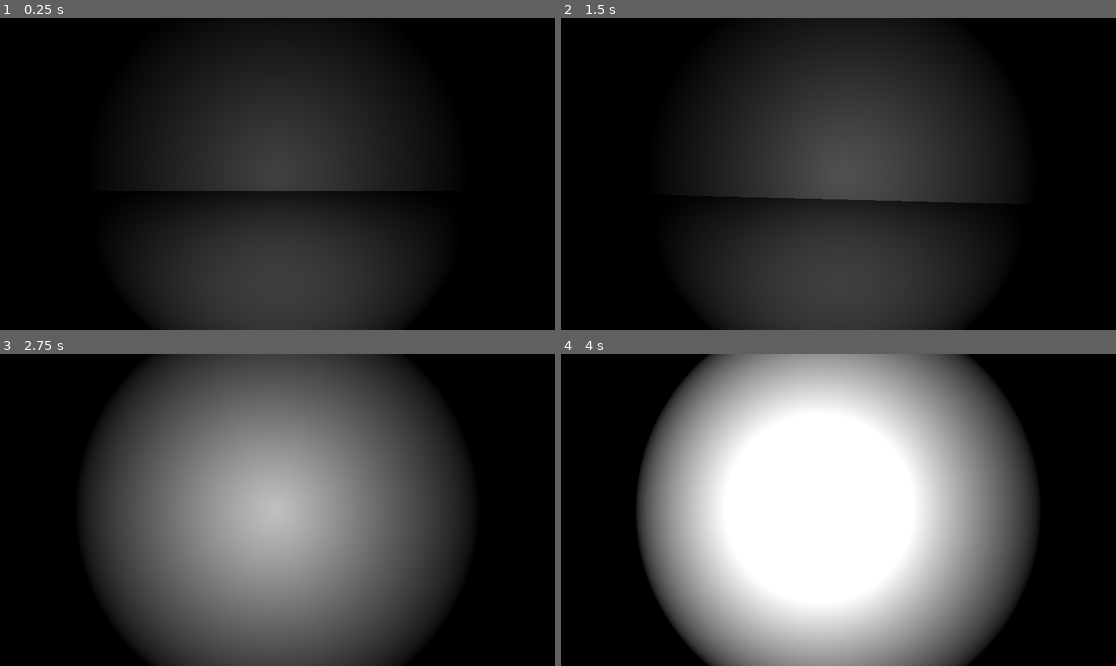
Above: before the commit, frames 1-4 (two rows, left to right).
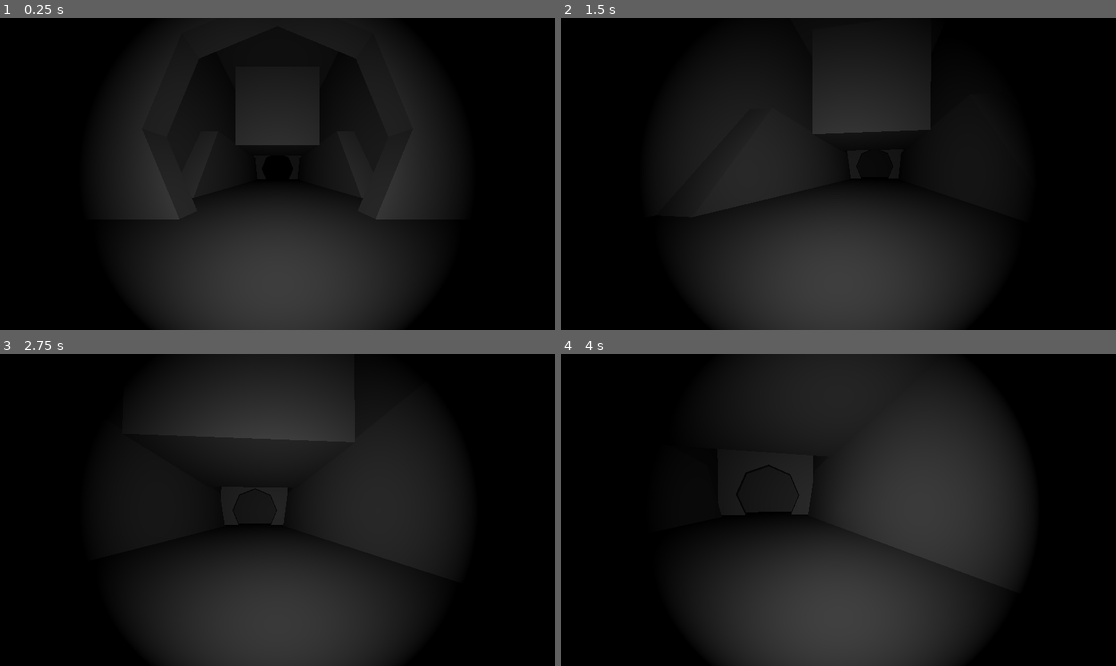
Above: after the commit, the same moments.

Repository: codie-sharp/godot-lighting-demo
Game: Godot game, scene res://MainScene.tscn
Two runs of this game, one before a commit and one after it. Both use one fixed random seed, a clock stepped at 60 frames per second and the inputs below.
Inputs (mouse positions are in pixels of both pictures, inside the frame that each line leads up to):
- Up to frame 1 (0.25 s): no input
- Up to frame 2 (1.5 s): tap Enter at 0.5 s; move the mouse to (866, 174) at 0.52 s; hold W (move_forward) from 0.53 s (still down); move the mouse to (810, 174) at 1.27 s
- Up to frame 3 (2.75 s): keep holding W (move_forward); move the mouse to (288, 503) at 2.02 s
- Up to frame 4 (4 s): keep holding W (move_forward); move the mouse to (832, 516) at 2.77 s; move the mouse to (877, 513) at 3.52 s

The runs differ from the first frame. In frame 1, 6.0% of the frame differs, in the area x 20-80%, y 19-65%; in frame 2, 8.0%; in frame 3, 52%; in frame 4, 63%, in the area x 13-85%, y 0-100%.

Commit message:
exported and waiting for feedback

Diff:
--- a/EnvironmentScene.tscn
+++ b/EnvironmentScene.tscn
@@ -1,14 +1,14 @@
-[gd_scene load_steps=8 format=3 uid="uid://bto07lmavgi5i"]
+[gd_scene load_steps=20 format=3 uid="uid://bto07lmavgi5i"]
 
 [sub_resource type="BoxShape3D" id="BoxShape3D_x2f7h"]
-size = Vector3(25, 1, 25)
+size = Vector3(50, 1, 25)
 
 [sub_resource type="PlaneMesh" id="PlaneMesh_bh04u"]
-size = Vector2(25, 25)
+size = Vector2(50, 25)
 
 [sub_resource type="PlaneMesh" id="PlaneMesh_d4t58"]
 flip_faces = true
-size = Vector2(25, 25)
+size = Vector2(50, 25)
 
 [sub_resource type="BoxShape3D" id="BoxShape3D_cdnkr"]
 size = Vector3(1, 10, 25)
@@ -17,56 +17,250 @@
 size = Vector3(1, 10, 25)
 
 [sub_resource type="BoxShape3D" id="BoxShape3D_lpclt"]
-size = Vector3(25, 10, 1)
+size = Vector3(50, 10, 1)
 
 [sub_resource type="BoxMesh" id="BoxMesh_6qcmk"]
-size = Vector3(25, 10, 1)
-
-[node name="Environment" type="StaticBody3D"]
-
-[node name="FloorCollision" type="CollisionShape3D" parent="."]
+size = Vector3(50, 10, 1)
+
+[sub_resource type="BoxShape3D" id="BoxShape3D_sa0r4"]
+size = Vector3(35, 10, 1)
+
+[sub_resource type="BoxMesh" id="BoxMesh_splf8"]
+size = Vector3(35, 10, 1)
+
+[sub_resource type="BoxShape3D" id="BoxShape3D_pgxbk"]
+size = Vector3(5, 5, 1)
+
+[sub_resource type="BoxMesh" id="BoxMesh_10k5l"]
+size = Vector3(5, 5, 1)
+
+[sub_resource type="BoxShape3D" id="BoxShape3D_xcvxo"]
+size = Vector3(20, 4, 1)
+
+[sub_resource type="BoxMesh" id="BoxMesh_hyp1d"]
+size = Vector3(20, 4, 1)
+
+[sub_resource type="BoxShape3D" id="BoxShape3D_gumqg"]
+size = Vector3(10, 0.1, 3.5)
+
+[sub_resource type="BoxMesh" id="BoxMesh_b1nu2"]
+size = Vector3(10, 0.1, 3.5)
+
+[sub_resource type="BoxShape3D" id="BoxShape3D_pflx7"]
+size = Vector3(1, 6.5, 5)
+
+[sub_resource type="BoxMesh" id="BoxMesh_kc44v"]
+size = Vector3(1, 6.5, 5)
+
+[sub_resource type="CylinderShape3D" id="CylinderShape3D_qat26"]
+height = 10.0
+
+[sub_resource type="CylinderMesh" id="CylinderMesh_8gujp"]
+height = 10.0
+radial_segments = 8
+rings = 1
+
+[node name="Environment" type="Node3D"]
+
+[node name="OuterWalls" type="StaticBody3D" parent="."]
+
+[node name="FloorCollision" type="CollisionShape3D" parent="OuterWalls"]
 shape = SubResource("BoxShape3D_x2f7h")
 
-[node name="FloorMesh" type="MeshInstance3D" parent="FloorCollision"]
+[node name="FloorMesh" type="MeshInstance3D" parent="OuterWalls/FloorCollision"]
 cast_shadow = 0
 mesh = SubResource("PlaneMesh_bh04u")
 skeleton = NodePath("../..")
 
-[node name="CeilingCollision" type="CollisionShape3D" parent="."]
+[node name="CeilingCollision" type="CollisionShape3D" parent="OuterWalls"]
 transform = Transform3D(1, 0, 0, 0, 1, 0, 0, 0, 1, 0, 10, 0)
 shape = SubResource("BoxShape3D_x2f7h")
 
-[node name="CeilingMesh" type="MeshInstance3D" parent="CeilingCollision"]
+[node name="CeilingMesh" type="MeshInstance3D" parent="OuterWalls/CeilingCollision"]
 cast_shadow = 0
 mesh = SubResource("PlaneMesh_d4t58")
 skeleton = NodePath("../..")
 
-[node name="WestWallCollision" type="CollisionShape3D" parent="."]
-transform = Transform3D(1, 0, 0, 0, 1, 0, 0, 0, 1, -12.5, 5, 0)
+[node name="WestWallCollision" type="CollisionShape3D" parent="OuterWalls"]
+transform = Transform3D(1, 0, 0, 0, 1, 0, 0, 0, 1, -25, 5, 0)
 shape = SubResource("BoxShape3D_cdnkr")
 
-[node name="WallMesh" type="MeshInstance3D" parent="WestWallCollision"]
+[node name="WallMesh" type="MeshInstance3D" parent="OuterWalls/WestWallCollision"]
 mesh = SubResource("BoxMesh_i0hgh")
 
-[node name="EastWallCollision" type="CollisionShape3D" parent="."]
-transform = Transform3D(1, 0, 0, 0, 1, 0, 0, 0, 1, 12.5, 5, 0)
+[node name="EastWallCollision" type="CollisionShape3D" parent="OuterWalls"]
+transform = Transform3D(1, 0, 0, 0, 1, 0, 0, 0, 1, 25, 5, 0)
 shape = SubResource("BoxShape3D_cdnkr")
 
-[node name="WallMesh" type="MeshInstance3D" parent="EastWallCollision"]
+[node name="WallMesh" type="MeshInstance3D" parent="OuterWalls/EastWallCollision"]
 mesh = SubResource("BoxMesh_i0hgh")
 
-[node name="NorthWallCollision" type="CollisionShape3D" parent="."]
+[node name="NorthWallCollision" type="CollisionShape3D" parent="OuterWalls"]
 transform = Transform3D(1, 0, 0, 0, 1, 0, 0, 0, 1, 0, 5, -12.5)
 shape = SubResource("BoxShape3D_lpclt")
 
-[node name="WallMesh" type="MeshInstance3D" parent="NorthWallCollision"]
+[node name="WallMesh" type="MeshInstance3D" parent="OuterWalls/NorthWallCollision"]
 mesh = SubResource("BoxMesh_6qcmk")
 skeleton = NodePath("../..")
 
-[node name="SouthWallCollision" type="CollisionShape3D" parent="."]
+[node name="SouthWallCollision" type="CollisionShape3D" parent="OuterWalls"]
 transform = Transform3D(1, 0, 0, 0, 1, 0, 0, 0, 1, 0, 5, 12.5)
 shape = SubResource("BoxShape3D_lpclt")
 
-[node name="WallMesh" type="MeshInstance3D" parent="SouthWallCollision"]
+[node name="WallMesh" type="MeshInstance3D" parent="OuterWalls/SouthWallCollision"]
 mesh = SubResource("BoxMesh_6qcmk")
 skeleton = NodePath("../..")
+
+[node name="InnerWalls" type="StaticBody3D" parent="."]
+
+[node name="WestWallCSG" type="CSGBox3D" parent="InnerWalls"]
+transform = Transform3D(1, 0, 0, 0, 1, 0, 0, 0, 1, -17, 5, 0)
+calculate_tangents = false
+use_collision = true
+size = Vector3(1, 10, 9)
+
+[node name="DoorCSG" type="CSGCylinder3D" parent="InnerWalls/WestWallCSG"]
+transform = Transform3D(-4.37114e-08, 1, -4.37114e-08, 0, -4.37114e-08, -1, -1, -4.37114e-08, 1.91069e-15, 0, -3, 0)
+operation = 2
+radius = 3.0
+height = 1.0
+smooth_faces = false
+
+[node name="EastWallCSG" type="CSGBox3D" parent="InnerWalls"]
+transform = Transform3D(1, 0, 0, 0, 1, 0, 0, 0, 1, 17, 5, 0)
+calculate_tangents = false
+use_collision = true
+size = Vector3(1, 10, 9)
+
+[node name="DoorCSG" type="CSGCylinder3D" parent="InnerWalls/EastWallCSG"]
+transform = Transform3D(-4.37114e-08, 1, -4.37114e-08, 0, -4.37114e-08, -1, -1, -4.37114e-08, 1.91069e-15, 0, -3, 0)
+operation = 2
+radius = 3.0
+height = 1.0
+smooth_faces = false
+
+[node name="NorthWallCollision" type="CollisionShape3D" parent="InnerWalls"]
+transform = Transform3D(1, 0, 0, 0, 1, 0, 0, 0, 1, 0, 5, -5)
+shape = SubResource("BoxShape3D_sa0r4")
+
+[node name="WallMesh" type="MeshInstance3D" parent="InnerWalls/NorthWallCollision"]
+mesh = SubResource("BoxMesh_splf8")
+
+[node name="SouthWallCollision" type="CollisionShape3D" parent="InnerWalls"]
+transform = Transform3D(1, 0, 0, 0, 1, 0, 0, 0, 1, 0, 5, 5)
+shape = SubResource("BoxShape3D_sa0r4")
+
+[node name="WallMesh" type="MeshInstance3D" parent="InnerWalls/SouthWallCollision"]
+mesh = SubResource("BoxMesh_splf8")
+
+[node name="NorthRamp" type="StaticBody3D" parent="InnerWalls"]
+transform = Transform3D(1, 0, 0, 0, 1, 0, 0, 0, 1, 0, 0, -4)
+
+[node name="NorthWestRampCollision" type="CollisionShape3D" parent="InnerWalls/NorthRamp"]
+transform = Transform3D(0.707107, 0.707107, 0, -0.707107, 0.707107, 0, 0, 0, 1, -10, 0, 0)
+shape = SubResource("BoxShape3D_pgxbk")
+
+[node name="RampMesh" type="MeshInstance3D" parent="InnerWalls/NorthRamp/NorthWestRampCollision"]
+mesh = SubResource("BoxMesh_10k5l")
+
+[node name="NorthEastRampCollision" type="CollisionShape3D" parent="InnerWalls/NorthRamp"]
+transform = Transform3D(0.707107, 0.707107, 0, -0.707107, 0.707107, 0, 0, 0, 1, 10, 0, 0)
+shape = SubResource("BoxShape3D_pgxbk")
+
+[node name="RampMesh" type="MeshInstance3D" parent="InnerWalls/NorthRamp/NorthEastRampCollision"]
+mesh = SubResource("BoxMesh_10k5l")
+
+[node name="NorthWallCollision" type="CollisionShape3D" parent="InnerWalls/NorthRamp"]
+transform = Transform3D(1, 0, 0, 0, 1, 0, 0, 0, 1, 0, 1.53, 0)
+shape = SubResource("BoxShape3D_xcvxo")
+
+[node name="WallMesh" type="MeshInstance3D" parent="InnerWalls/NorthRamp/NorthWallCollision"]
+mesh = SubResource("BoxMesh_hyp1d")
+
+[node name="NorthCrossWalkCollision" type="CollisionShape3D" parent="InnerWalls/NorthRamp"]
+transform = Transform3D(1, 0, 0, 0, 1, 0, 0, 0, 1, 0, 3.47, 2.25)
+shape = SubResource("BoxShape3D_gumqg")
+
+[node name="CrossWalkMesh" type="MeshInstance3D" parent="InnerWalls/NorthRamp/NorthCrossWalkCollision"]
+mesh = SubResource("BoxMesh_b1nu2")
+
+[node name="SouthRamp" type="StaticBody3D" parent="InnerWalls"]
+transform = Transform3D(-1, 0, -8.74228e-08, 0, 1, 0, 8.74228e-08, 0, -1, 0, 0, 0)
+
+[node name="SouthEastRampCollision" type="CollisionShape3D" parent="InnerWalls/SouthRamp"]
+transform = Transform3D(0.707107, 0.707107, 0, -0.707107, 0.707107, 0, 0, 0, 1, -10, 0, -4)
+shape = SubResource("BoxShape3D_pgxbk")
+
+[node name="RampMesh" type="MeshInstance3D" parent="InnerWalls/SouthRamp/SouthEastRampCollision"]
+mesh = SubResource("BoxMesh_10k5l")
+
+[node name="SouthWestRampCollision" type="CollisionShape3D" parent="InnerWalls/SouthRamp"]
+transform = Transform3D(0.707107, 0.707107, 0, -0.707107, 0.707107, 0, 0, 0, 1, 10, 0, -4)
+shape = SubResource("BoxShape3D_pgxbk")
+
+[node name="RampMesh" type="MeshInstance3D" parent="InnerWalls/SouthRamp/SouthWestRampCollision"]
+mesh = SubResource("BoxMesh_10k5l")
+
+[node name="SouthWallCollision" type="CollisionShape3D" parent="InnerWalls/SouthRamp"]
+transform = Transform3D(1, 0, 0, 0, 1, 0, 0, 0, 1, 0, 1.53, -4)
+shape = SubResource("BoxShape3D_xcvxo")
+
+[node name="WallMesh" type="MeshInstance3D" parent="InnerWalls/SouthRamp/SouthWallCollision"]
+mesh = SubResource("BoxMesh_hyp1d")
+
+[node name="SouthCrossWalkCollision" type="CollisionShape3D" parent="InnerWalls/SouthRamp"]
+transform = Transform3D(1, 0, 0, 0, 1, 0, 0, 0, 1, 0, 3.47, -1.75)
+shape = SubResource("BoxShape3D_gumqg")
+
+[node name="CrossWalkMesh" type="MeshInstance3D" parent="InnerWalls/SouthRamp/SouthCrossWalkCollision"]
+mesh = SubResource("BoxMesh_b1nu2")
+
+[node name="InnerRoom" type="StaticBody3D" parent="InnerWalls"]
+
+[node name="NorthWallCSG" type="CSGBox3D" parent="InnerWalls/InnerRoom"]
+transform = Transform3D(1, 0, 0, 0, 1, 0, 0, 0, 1, 0, 6.75, -3)
+calculate_tangents = false
+use_collision = true
+size = Vector3(10, 6.5, 1)
+
+[node name="DoorCSG" type="CSGCylinder3D" parent="InnerWalls/InnerRoom/NorthWallCSG"]
+transform = Transform3D(1, 0, 0, 0, -4.37114e-08, -1, 0, 1, -4.37114e-08, 0, -2, 0)
+operation = 2
+radius = 2.0
+height = 1.0
+smooth_faces = false
+
+[node name="SouthWallCSG" type="CSGBox3D" parent="InnerWalls/InnerRoom"]
+transform = Transform3D(1, 0, 0, 0, 1, 0, 0, 0, 1, 0, 6.75, 3)
+calculate_tangents = false
+use_collision = true
+size = Vector3(10, 6.5, 1)
+
+[node name="DoorCSG" type="CSGCylinder3D" parent="InnerWalls/InnerRoom/SouthWallCSG"]
+transform = Transform3D(1, 0, 0, 0, -4.37114e-08, -1, 0, 1, -4.37114e-08, 0, -2, 0)
+operation = 2
+radius = 2.0
+height = 1.0
+smooth_faces = false
+
+[node name="WestWall" type="CollisionShape3D" parent="InnerWalls/InnerRoom"]
+transform = Transform3D(1, 0, 0, 0, 1, 0, 0, 0, 1, -4.5, 6.75, 0)
+shape = SubResource("BoxShape3D_pflx7")
+
+[node name="WallMesh" type="MeshInstance3D" parent="InnerWalls/InnerRoom/WestWall"]
+mesh = SubResource("BoxMesh_kc44v")
+
+[node name="EastWall" type="CollisionShape3D" parent="InnerWalls/InnerRoom"]
+transform = Transform3D(1, 0, 0, 0, 1, 0, 0, 0, 1, 4.5, 6.75, 0)
+shape = SubResource("BoxShape3D_pflx7")
+
+[node name="WallMesh" type="MeshInstance3D" parent="InnerWalls/InnerRoom/EastWall"]
+mesh = SubResource("BoxMesh_kc44v")
+
+[node name="PillarCollision" type="CollisionShape3D" parent="InnerWalls/InnerRoom"]
+transform = Transform3D(1, 0, 0, 0, 1, 0, 0, 0, 1, 0, 5, 0)
+visible = false
+shape = SubResource("CylinderShape3D_qat26")
+
+[node name="PillarMesh" type="MeshInstance3D" parent="InnerWalls/InnerRoom/PillarCollision"]
+mesh = SubResource("CylinderMesh_8gujp")
--- a/MainScene.tscn
+++ b/MainScene.tscn
@@ -21,7 +21,8 @@
 environment = SubResource("Environment_dm26k")
 
 [node name="Player" parent="." instance=ExtResource("2_d35aq")]
+transform = Transform3D(-4.37114e-08, 0, -1, 0, 1, 0, 1, 0, -4.37114e-08, -22, 0.5, 0)
 
 [node name="Control" parent="." instance=ExtResource("3_8yfgu")]
 
-[node name="StaticBody3D" parent="." instance=ExtResource("1_6x4k5")]
+[node name="Environment" parent="." instance=ExtResource("1_6x4k5")]
--- a/PlayerScript.gd
+++ b/PlayerScript.gd
@@ -2,6 +2,7 @@
 
 @export var move_speed: float = 5
 @export var mouse_sensitivity: float = 0.2
+@export var gravity: float = ProjectSettings.get_setting("physics/3d/default_gravity")
 
 @onready var camera = $Camera3D
 @onready var lantern = $SpotLight3D
@@ -20,17 +21,21 @@
 
 	elif event is InputEventKey and event.pressed and event.keycode == KEY_ESCAPE:
 		if mouse_captured:
-			Input.set_mouse_mode(Input.MOUSE_MODE_VISIBLE)  # Unlock mouse
+			Input.set_mouse_mode(Input.MOUSE_MODE_VISIBLE)
 			mouse_captured = false
 			ui.visible = true
 		else:
-			Input.set_mouse_mode(Input.MOUSE_MODE_CAPTURED)  # Lock mouse back
+			Input.set_mouse_mode(Input.MOUSE_MODE_CAPTURED)
 			mouse_captured = true
 			ui.visible = false
 
-func _process(delta):
+func _physics_process(delta):
 	if not mouse_captured:
 		return
+
+	# Apply gravity
+	if not is_on_floor():
+		velocity.y -= gravity * delta
 
 	var direction = Vector3.ZERO
 	if Input.is_action_pressed("move_forward"):
@@ -42,9 +47,15 @@
 	if Input.is_action_pressed("move_right"):
 		direction += transform.basis.x
 
-	velocity = direction.normalized() * move_speed
-	apply_floor_snap()
+	# Move along the ground while keeping vertical velocity
+	if direction != Vector3.ZERO:
+		direction = direction.normalized() * move_speed
+		velocity.x = direction.x
+		velocity.z = direction.z
+	else:
+		velocity.x = 0
+		velocity.z = 0
+
 	move_and_slide()
-	print(is_on_floor())
 
 	lantern.global_transform = camera.global_transform
--- a/project.godot
+++ b/project.godot
@@ -13,7 +13,7 @@
 config/name="Lighting-Demo"
 run/main_scene="res://MainScene.tscn"
 config/features=PackedStringArray("4.3", "Forward Plus")
-config/icon="res://icon.svg"
+boot_splash/show_image=false
 
 [display]
 
Not shown, added: export_presets.cfg
